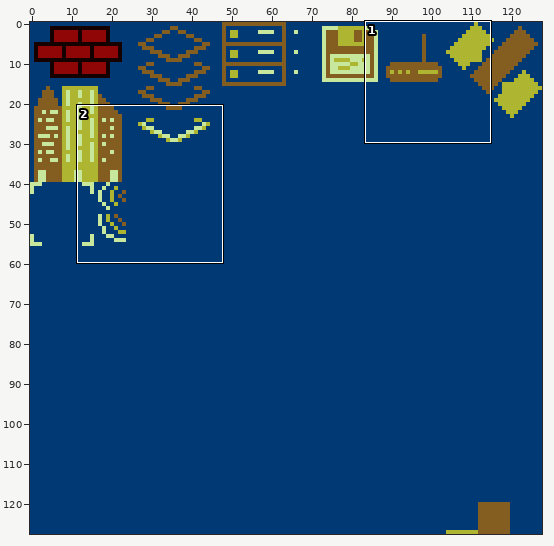
Pixel-art file: images/level-select.aseprite. The first picture is a wide view before the edit; the outline marks the close-up.
Close-up. The starting point:
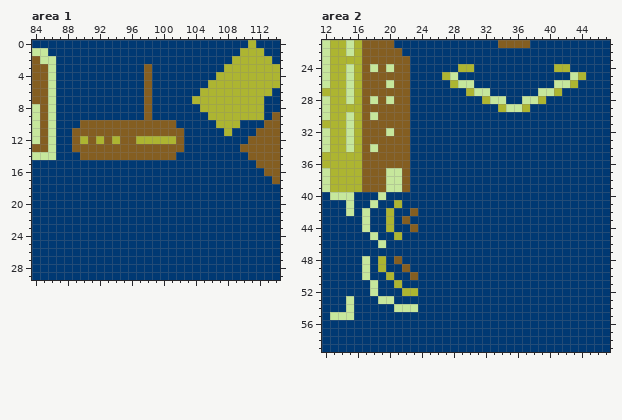
128x128 pixels, 1 frame. Shown: area 1: x 84..114, y 0..29; area 2: x 12..47, y 21..59.
The same view after the edit:
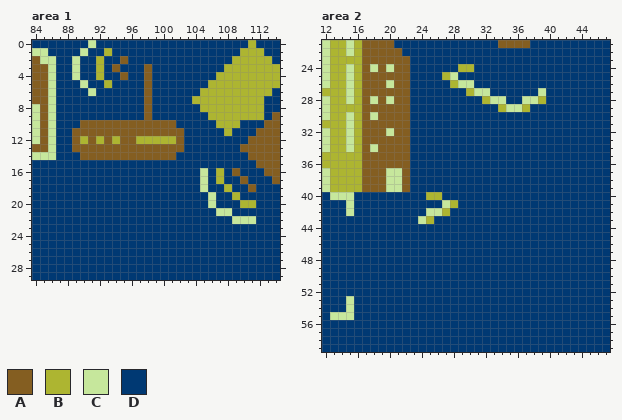
Palette (. is transparent): A #845e21  B #adb531  C #c6e79c  D #003973
Change:
--- area 1, layer "Layer 2"
@@ x 87..97 @@
- 0 DDDDDDDDDDD
- 1 DDDDDDDDDDD
- 2 DDDDDDDDDDD
- 3 DDDDDDDDDDD
- 4 DDDDDDDDDDD
- 5 DDDDDDDDDDD
- 6 DDDDDDDDDDD
+ 0 DDDDCDDDDDD
+ 1 DDDCDDBDDDD
+ 2 DDCDDBDDADD
+ 3 DDCDDBDADDD
+ 4 DDCDDBDDADD
+ 5 DDDCDDBDDDD
+ 6 DDDDCDDDDDD
  7 DDDDDDDDDDD
@@ x 103..113 @@
 15 DDDDDDDDDAA
-16 DDDDDDDDDDA
-17 DDDDDDDDDDD
-18 DDDDDDDDDDD
-19 DDDDDDDDDDD
-20 DDDDDDDDDDD
-21 DDDDDDDDDDD
-22 DDDDDDDDDDD
+16 DDCDBDADDDA
+17 DDCDBDDADDD
+18 DDCDDBDDADD
+19 DDDCDDBDDDD
+20 DDDCDDDBBDD
+21 DDDDCCDDDDD
+22 DDDDDDCCCDD
 23 DDDDDDDDDDD
--- area 2, layers "Layer 2", "Layer 1"
@@ x 38..46 @@
 23 DDDDDDDDD
-24 DDDBBDDDD
-25 DDDDDCBDD
-26 DDDCCBDDD
-27 DCCBDDDDD
+24 DDDDDDDDD
+25 DDDDDDDDD
+26 DDDDDDDDD
+27 DCDDDDDDD
 28 CBDDDDDDD
@@ x 15..30 @@
 39 BBAAACCADDDDDDDD
-40 CDDDCDDDDDDDDDDD
-41 CDDCDDBDDDDDDDDD
-42 CDCDDBDDADDDDDDD
-43 DDCDDBDADDDDDDDD
-44 DDCDDBDDADDDDDDD
-45 DDDCDDBDDDDDDDDD
-46 DDDDCDDDDDDDDDDD
+40 CDDDDDDDDDBBDDDD
+41 CDDDDDDDDDDDCBDD
+42 CDDDDDDDDDCCBDDD
+43 DDDDDDDDDCBDDDDD
+44 DDDDDDDDDDDDDDDD
+45 DDDDDDDDDDDDDDDD
+46 DDDDDDDDDDDDDDDD
 47 DDDDDDDDDDDDDDDD
-48 DDCDBDADDDDDDDDD
-49 DDCDBDDADDDDDDDD
-50 DDCDDBDDADDDDDDD
-51 DDDCDDBDDDDDDDDD
-52 DDDCDDDBBDDDDDDD
-53 CDDDCCDDDDDDDDDD
-54 CDDDDDCCCDDDDDDD
+48 DDDDDDDDDDDDDDDD
+49 DDDDDDDDDDDDDDDD
+50 DDDDDDDDDDDDDDDD
+51 DDDDDDDDDDDDDDDD
+52 DDDDDDDDDDDDDDDD
+53 CDDDDDDDDDDDDDDD
+54 CDDDDDDDDDDDDDDD
 55 CDDDDDDDDDDDDDDD
Boxes around the changes in both close-ups, in picture pixels (x1, y1, x2, y2):
changed: (72, 40, 128, 96)
changed: (200, 168, 256, 224)
changed: (546, 64, 586, 96)
changed: (362, 192, 458, 312)
